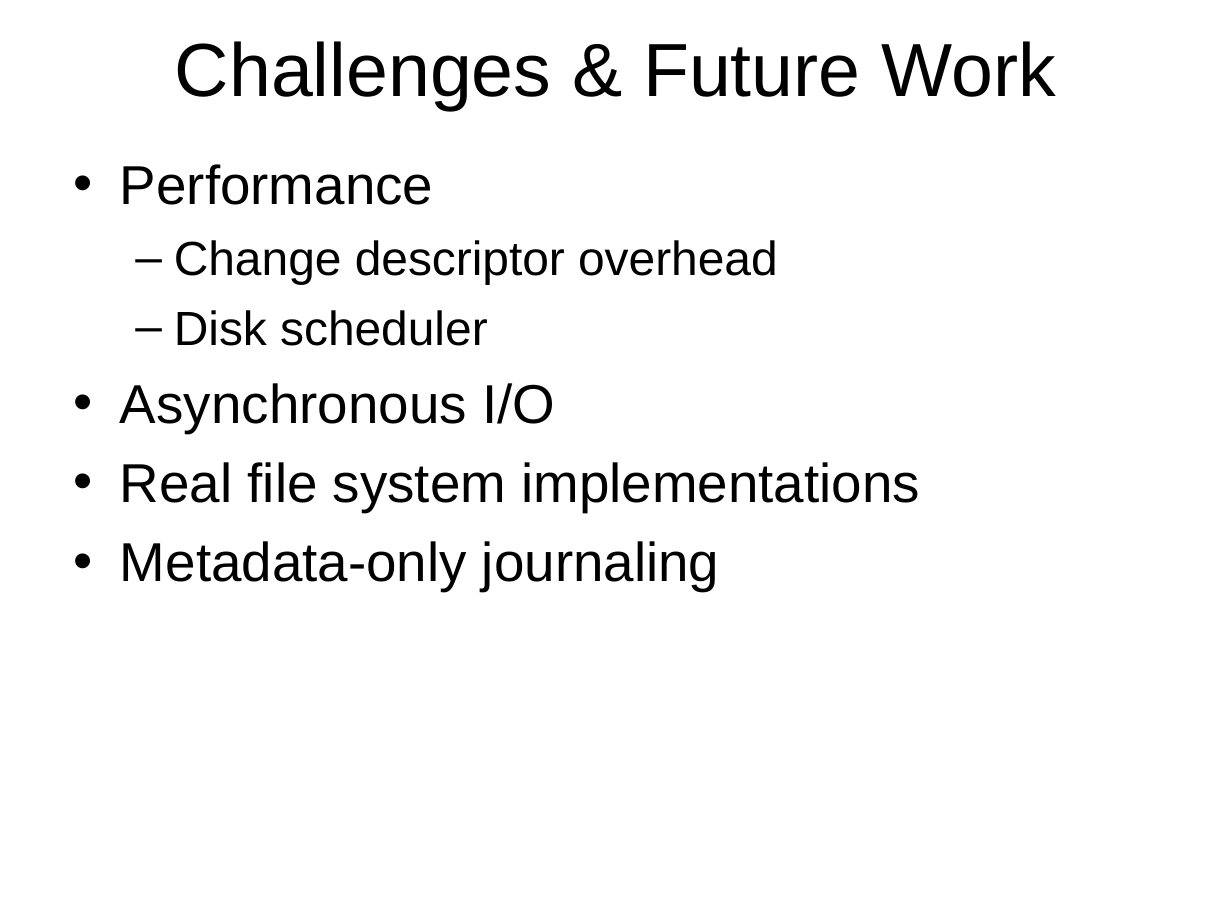
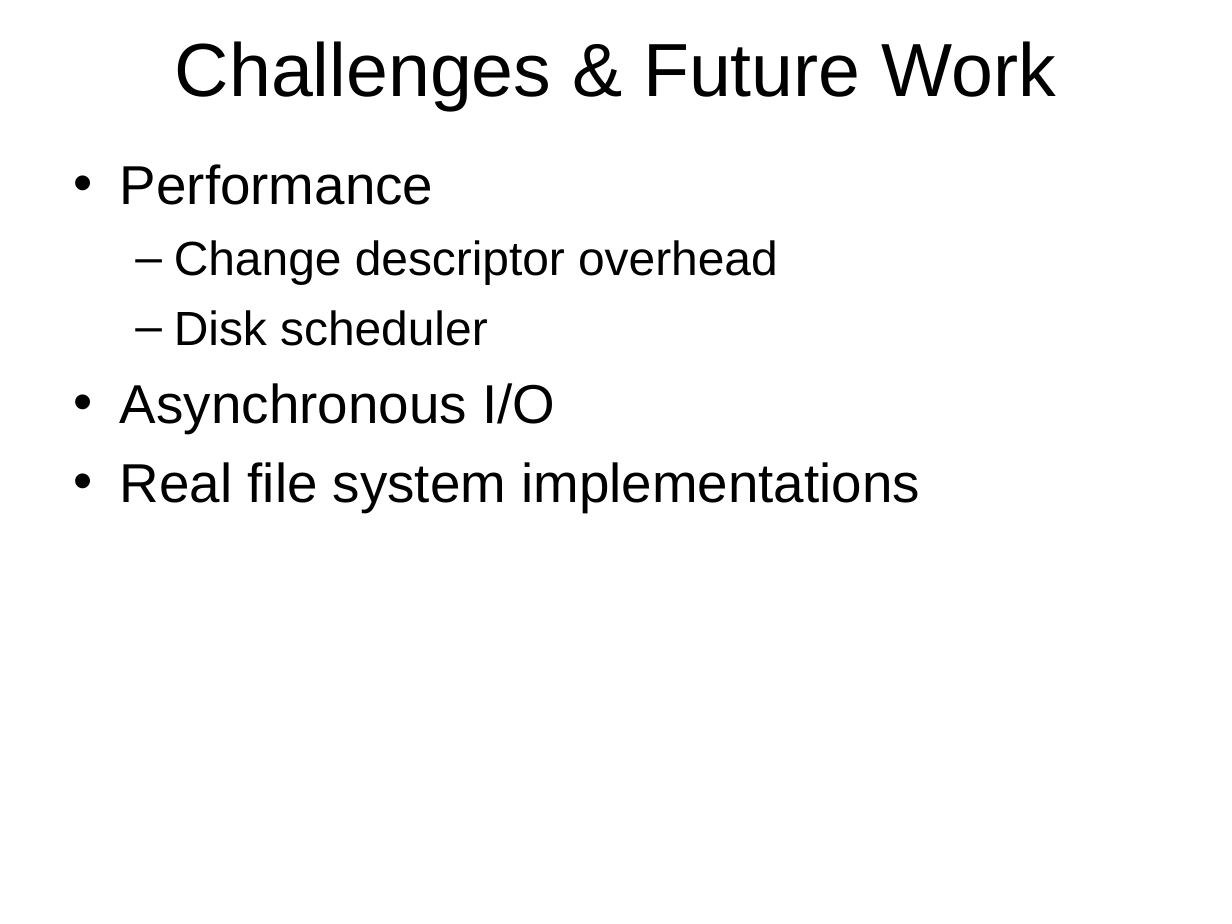
Before and after one commit to ucla-readable/fstitch-doc, a slide deck: slide 11 of sosp_wip/sosp_wip_kudos.ppt (slide 10 before the commit). Drawn at 1232x924 pixels with LibreOffice and Linux fonts; fonts in the diff are those of the drawing. Boxes give left, top, right and bottom in pixels: in the first picture for what was removed or moved away, otherwise in the second. Text is boxed around its words. In the diff, an @@ line names an element or a change of style, - is before the commit and + after.

```diff
--- a/sosp_wip/sosp_wip_kudos.ppt
+++ b/sosp_wip/sosp_wip_kudos.ppt
@@ text at (120, 541, 719, 591): paragraph removed @@
-• Metadata-only journaling
```
Also in this commit, not shown: 6 other slides changed, 2 slides added, 3 slides removed.
